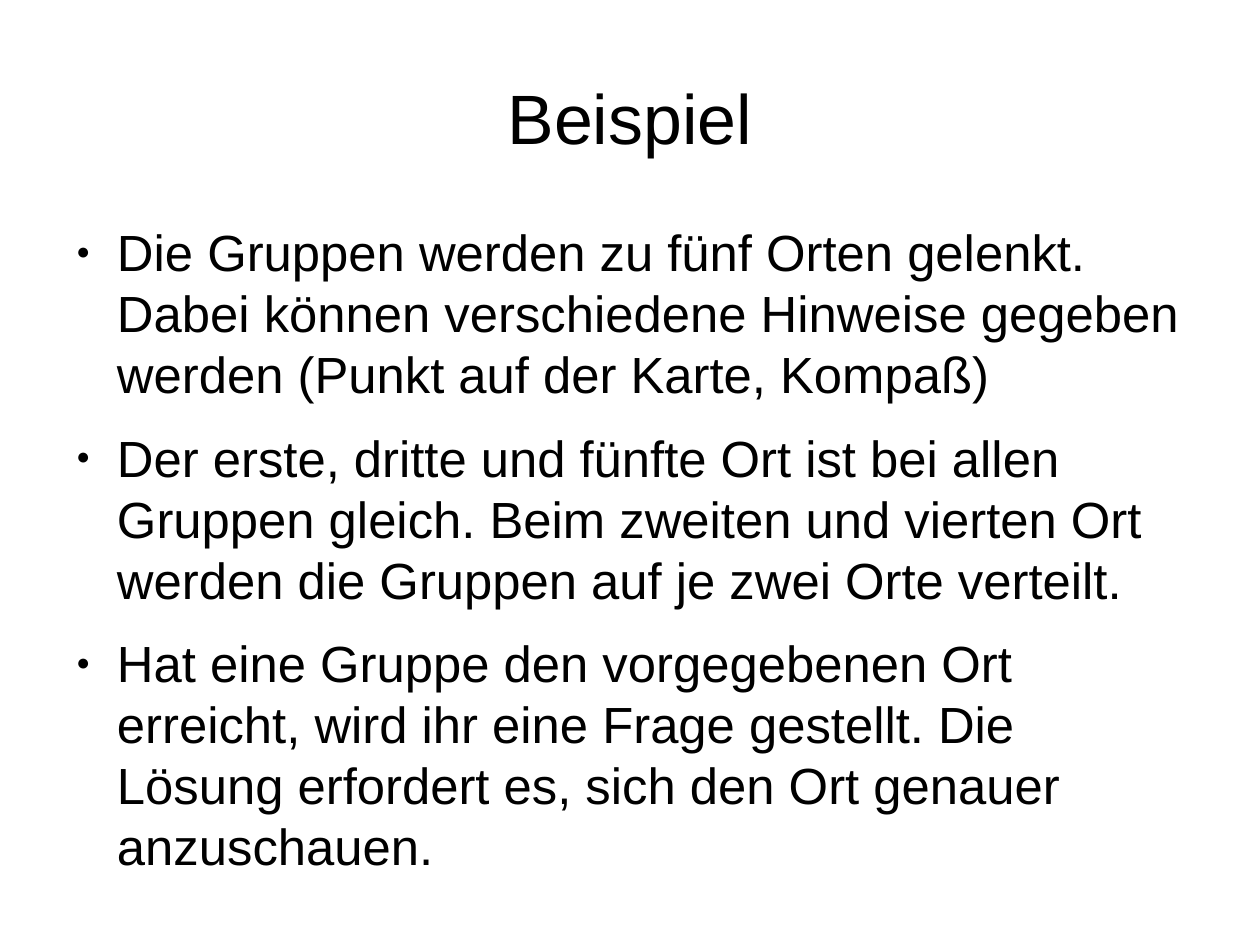
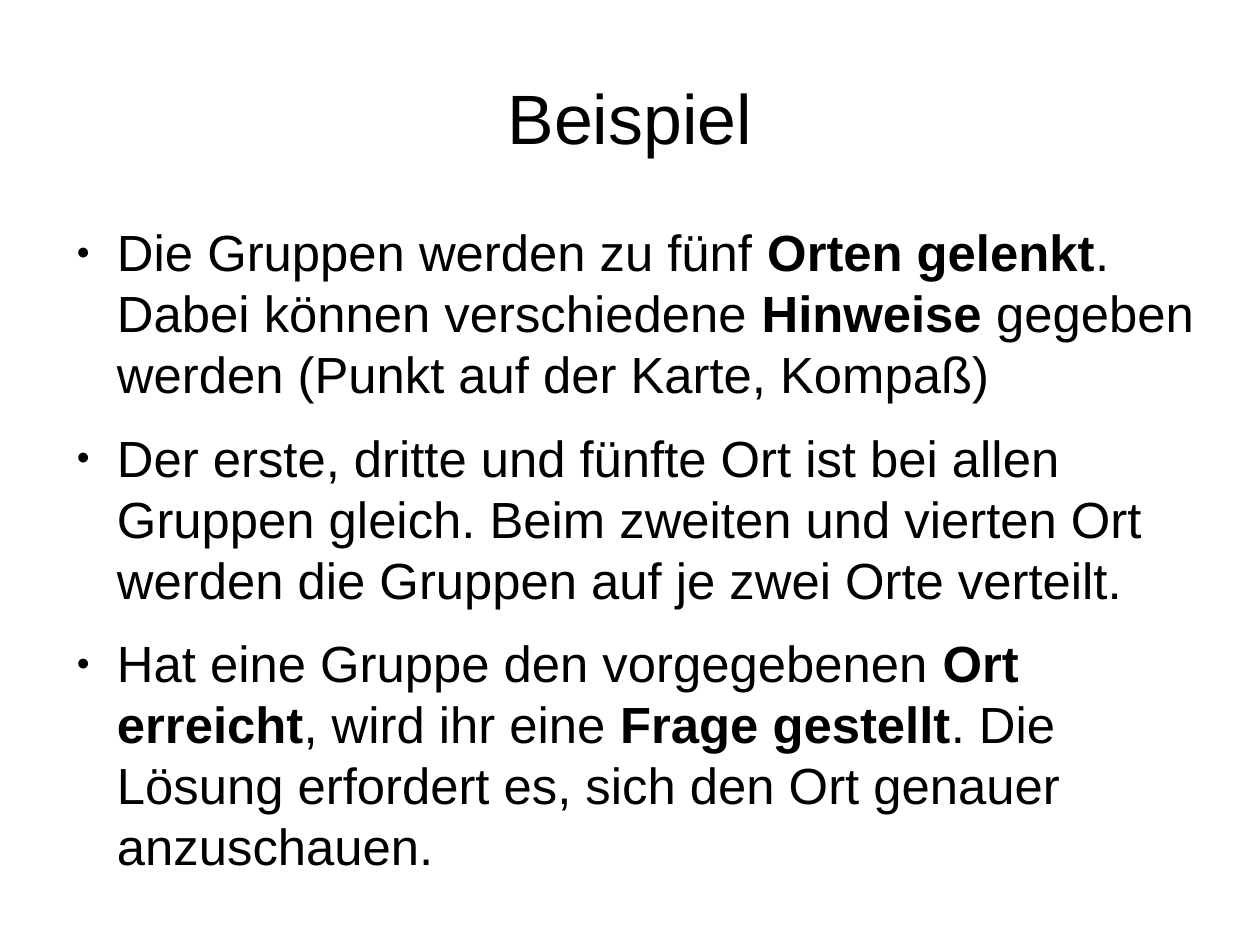
Before and after one commit to Institute-Web-Science-and-Technologies/GeoVisualization, a slide deck: slide 9 of Praesentation.odp. Drawn at 1260x945 pixels with LibreOffice and Linux fonts; fonts in the diff are those of the drawing. Boxes give left, top, right and bottom in pixels: in the first picture for what was removed or moved away, otherwise in the second. Text is boxed around its words. In the diff, an @@ line names an element or a change of style, - is before the commit and + after.

```diff
--- a/Praesentation.odp
+++ b/Praesentation.odp
@@ text at box(117, 234, 1194, 866): bold on in "Orten gelenkt. Hinweise", "Ort erreicht, Frage gestellt." @@
```
Also in this commit, not shown: 6 other slides changed, 1 slide added, 1 slide removed.
